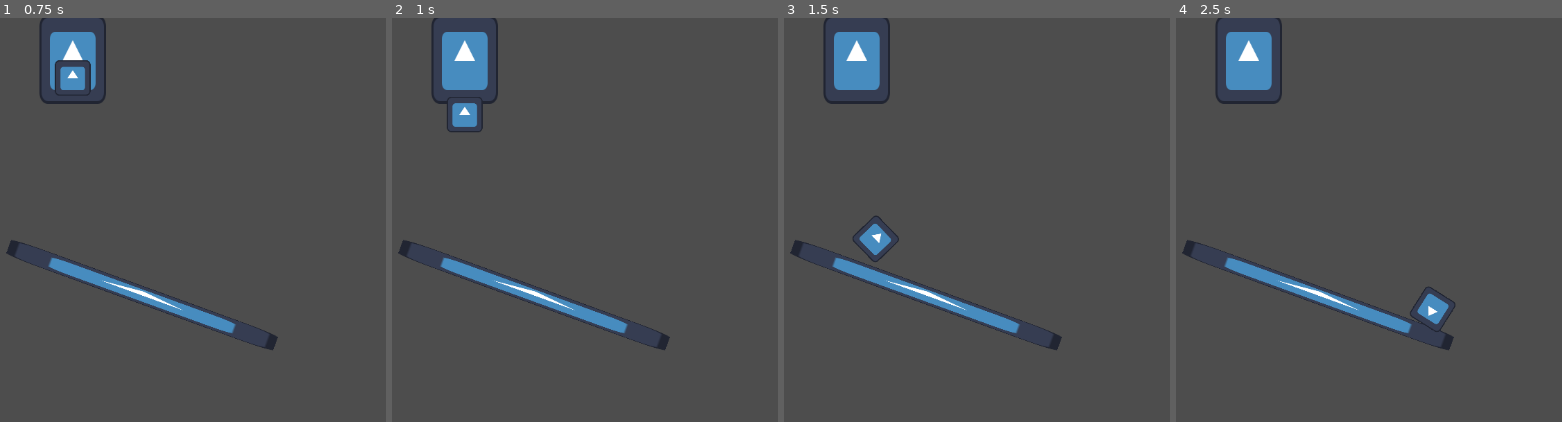
Above: before the commit, frames 1-4 (left to right).
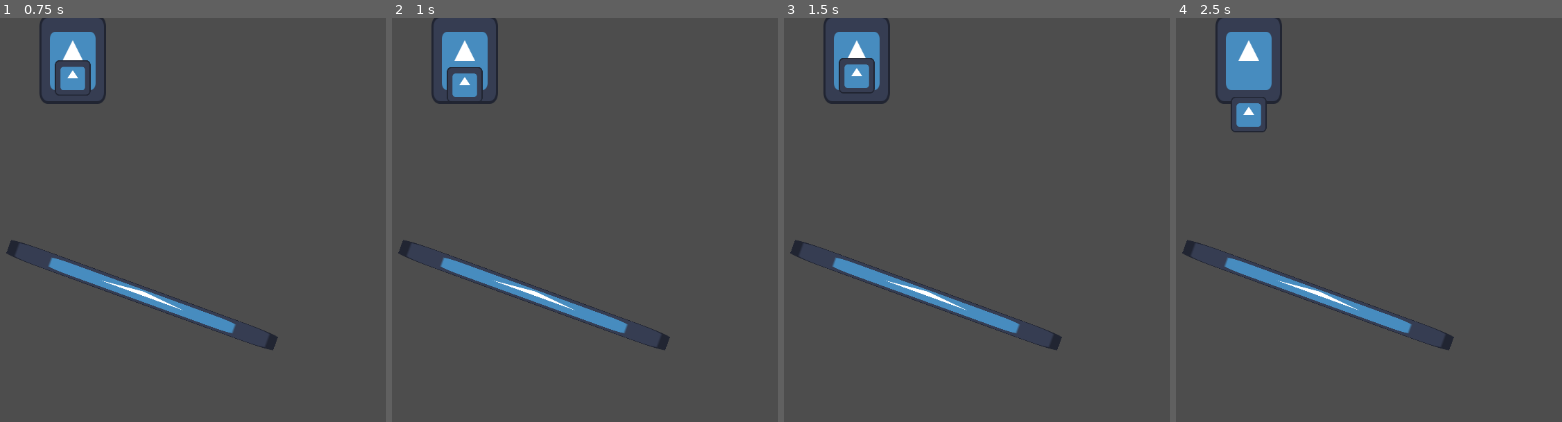
Above: after the commit, the same moments.

Repository: 24206BHS/fruit-roll-up
Game: Godot game, scene res://Scenes/level_1.tscn
The game is run twice, just before and just after one commit, with the same random seed, the same clock (stepped at 60 frames per second) and the same inputs. The engine's default icon, where the game draws it, is replaced by a stand-in: a white triangle on a blue panel in a dark square.
Inputs (mouse positions are in pixels of both pictures, inside the frame that each line leads up to):
- Up to frame 1 (0.75 s): tap Enter (ui_accept) at 0.5, 0.6 s; move the mouse to (outside the picture) at 0.52 s; click (outside the picture) at 0.67 s
- Up to frame 2 (1 s): tap Enter (ui_accept) at 0.77 s
- Up to frame 3 (1.5 s): tap Enter (ui_accept) at 1.07, 1.35 s; move the mouse to (853, 264) at 1.27 s; click (853, 264) at 1.42 s
- Up to frame 4 (2.5 s): tap Enter (ui_accept) at 1.52, 1.82, 2.1 s; move the mouse to (1484, 143) at 2.02 s; click (1484, 143) at 2.17 s

Frame 1 is identical in both runs. In frame 2, 1.0% of the frame differs, in the area x 13-24%, y 12-29%; in frame 3, 0.9%; in frame 4, 1.0%, in the area x 14-73%, y 19-78%.
Error before the commit: Cannot call method 'queue_free' on a null value. (res://Scripts/main.gd:14)

Commit message:
fixed dropper and started on platform movement

Diff:
--- a/Scenes/apple.tscn
+++ b/Scenes/apple.tscn
@@ -6,7 +6,7 @@
 [sub_resource type="CircleShape2D" id="CircleShape2D_37lne"]
 radius = 25.0
 
-[node name="Apple" type="RigidBody2D" unique_id=1663714031]
+[node name="Apple" type="RigidBody2D" unique_id=1663714031 groups=["Fruit"]]
 physics_material_override = ExtResource("1_ir1en")
 
 [node name="Icon" type="Sprite2D" parent="." unique_id=2000342910]
--- a/Scenes/level_1.tscn
+++ b/Scenes/level_1.tscn
@@ -1,6 +1,7 @@
 [gd_scene format=3 uid="uid://vibiesk4sxy1"]
 
 [ext_resource type="Script" uid="uid://q8n6g7jd8b1q" path="res://Scripts/main.gd" id="1_8ffim"]
+[ext_resource type="Script" uid="uid://cqaft6ti0hnxp" path="res://Scenes/platform.gd" id="2_7p6j4"]
 [ext_resource type="Texture2D" uid="uid://cive771n1kovo" path="res://Resources/icon.svg" id="2_xfk5q"]
 
 [sub_resource type="RectangleShape2D" id="RectangleShape2D_3hls8"]
@@ -12,6 +13,8 @@
 [node name="Platform" type="StaticBody2D" parent="." unique_id=1364147807]
 position = Vector2(450, 400)
 rotation = 0.34906584
+input_pickable = true
+script = ExtResource("2_7p6j4")
 
 [node name="CollisionShape2D" type="CollisionShape2D" parent="Platform" unique_id=1682168047]
 shape = SubResource("RectangleShape2D_3hls8")
@@ -24,3 +27,5 @@
 position = Vector2(350, 60)
 scale = Vector2(0.75, 1)
 texture = ExtResource("2_xfk5q")
+
+[connection signal="input_event" from="Platform" to="Platform" method="_on_input_event"]
--- /dev/null
+++ b/Scenes/platform.gd
@@ -0,0 +1,14 @@
+extends StaticBody2D
+
+
+# Called when the node enters the scene tree for the first time.
+func _ready() -> void:
+	pass # Replace with function body.
+
+# Called every frame. 'delta' is the elapsed time since the previous frame.
+func _process(delta: float) -> void:
+	pass
+
+func _on_input_event(viewport: Node, event: InputEvent, shape_idx: int) -> void:
+	print(viewport, event, shape_idx)
+	#if event
--- a/Scripts/main.gd
+++ b/Scripts/main.gd
@@ -10,10 +10,11 @@
 
 func _process(delta: float) -> void:
 	if Input.is_action_just_pressed("ui_accept"):
+		print_tree_pretty()
 		if isDropped:
-			get_node("Apple").queue_free()
+			for i in get_tree().get_nodes_in_group("Fruit"):
+				i.queue_free()
 		var child = fruit.instantiate()
 		child.position = dropPos
-		child.name = "Apple"
 		self.add_child(child)
 		isDropped = true
--- a/project.godot
+++ b/project.godot
@@ -15,6 +15,10 @@
 config/features=PackedStringArray("4.6", "Forward Plus")
 config/icon="res://Resources/icon.svg"
 
+[global_group]
+
+Fruit=""
+
 [physics]
 
 common/physics_ticks_per_second=30
Not shown, added: Scenes/platform.gd.uid
